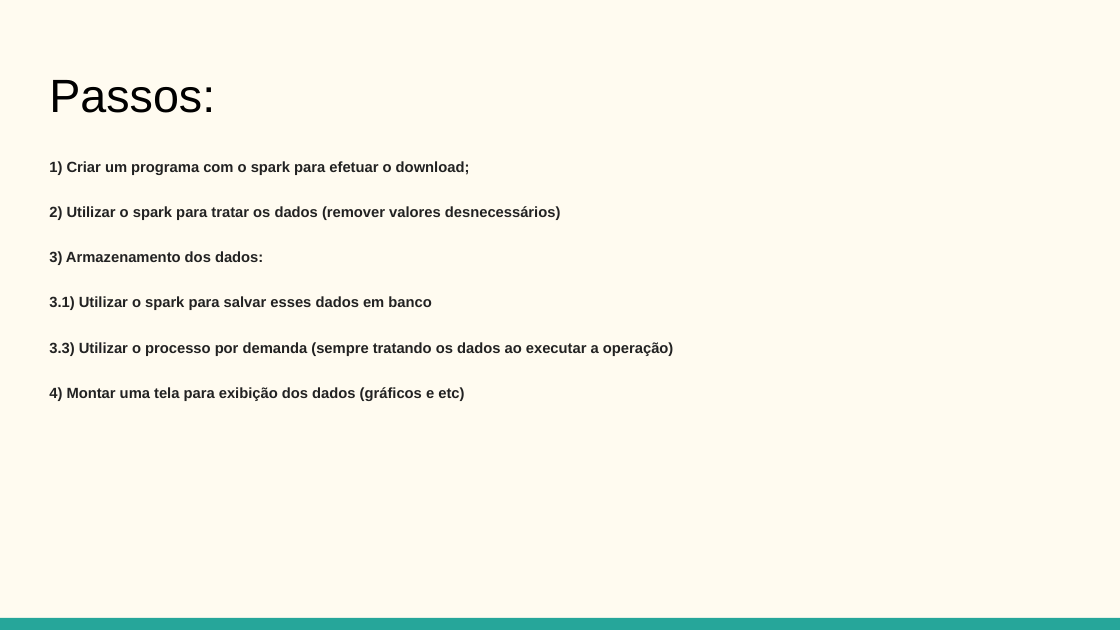
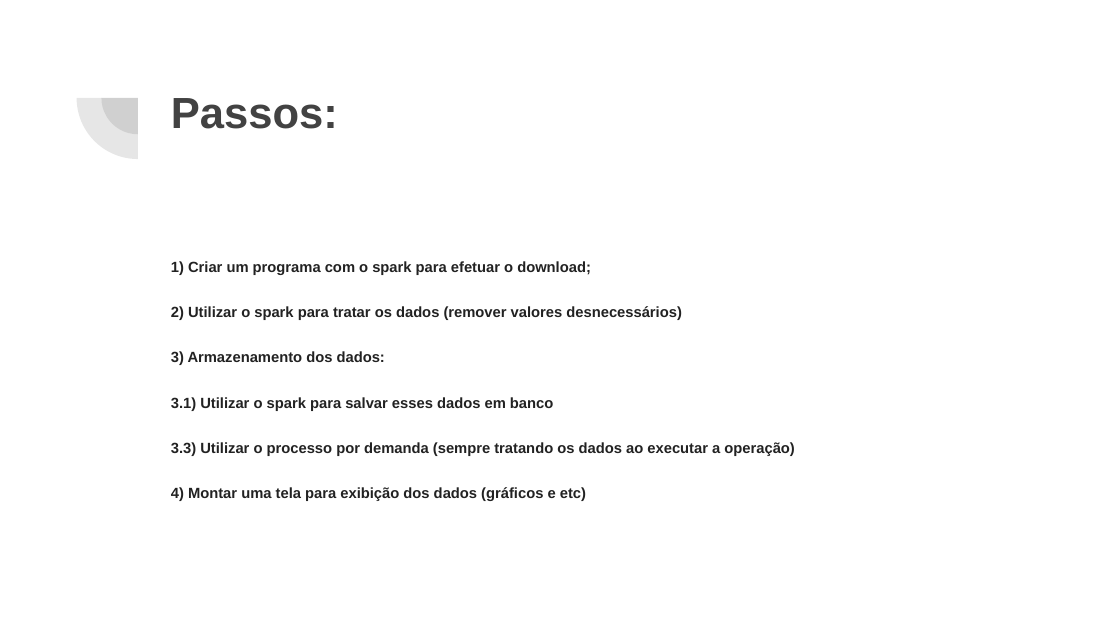
Before and after one commit to jpalvesoliveira/bigdataapp, a slide deck: slide 2 of src/ppt/Trabalho Big Data.pptx. Drawn at 1120x630 pixels with LibreOffice and Linux fonts; fonts in the diff are those of the drawing. Boxes give left, top, right and bottom in pixels: in the first picture for what was removed or moved away, otherwise in the second. Text is boxed around its words. In the diff, an @@ line names an element or a change of style, - is before the commit and + after.

```diff
--- a/src/ppt/Trabalho Big Data.pptx
+++ b/src/ppt/Trabalho Big Data.pptx
@@ background #FFFBF0 to #FFFFFF @@
@@ pie slice (boxed as its full ellipse) added at <box>76,37,198,159</box>, fill #424242 at 13% opacity @@
@@ pie slice (boxed as its full ellipse) added at <box>102,62,175,134</box>, fill #424242 at 13% opacity @@
@@ title "Passos:": place and size @@
-title "Passos:" at <box>49,80,215,113</box>
+title "Passos:" at <box>171,98,338,129</box>
@@ title "Passos:" at <box>171,98,338,129</box>: size 30 to 28 pt, text colour #000000 to #424242, bold on @@
@@ text "1) Criar um programa com ...": place and size @@
-text "1) Criar um programa com ..." at <box>49,161,673,401</box>
+text "1) Criar um programa com ..." at <box>171,261,794,501</box>
@@ rectangle removed at <box>0,618,1120,630</box> @@
```
Also in this commit, not shown: 2 other slides changed, 7 slides added.
